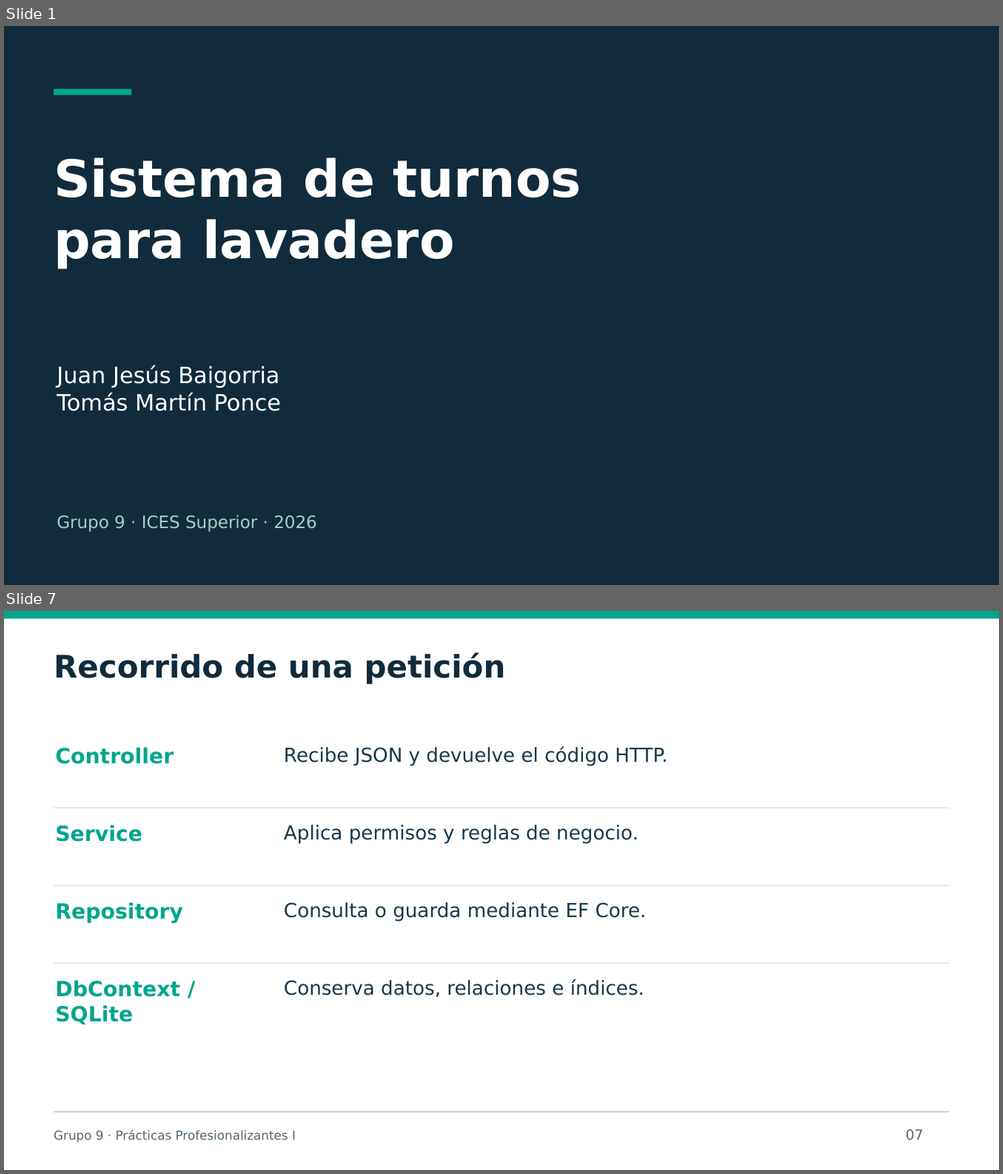
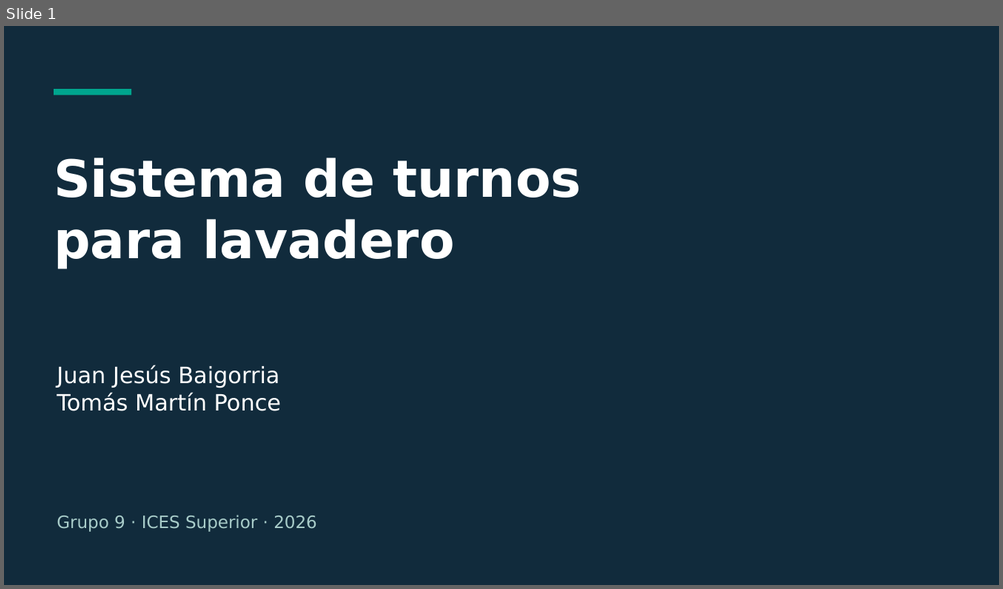
Before and after one commit to PracticasProfesionalizantes-I-2026/Grupo-9-TurnosLavadero, a slide deck: Documentos/Presentacion/TurnosLavadero-Grupo9.pptx. Shown one above the other, each under a label of ours: slides 1 and 7 before the commit, slide 1 after it; the slides between them are not shown. The pictures are 1003x1174 and 1003x589 pixels, drawn with LibreOffice and Linux fonts; fonts in the diff are those of the drawing. Boxes give left, top, right and bottom in pixels: in the first picture for what was removed or moved away, otherwise in the second. Text is boxed around its words. In the diff, an @@ line names an element or a change of style, - is before the commit and + after.

```diff
--- a/Documentos/Presentacion/TurnosLavadero-Grupo9.pptx
+++ b/Documentos/Presentacion/TurnosLavadero-Grupo9.pptx
@@ slide 7 removed at bbox=[4, 611, 999, 1170], background #FFFFFF @@
@@ rectangle removed at bbox=[4, 611, 999, 618] @@
@@ text removed at bbox=[54, 652, 506, 684] @@
-Recorrido de una petición
@@ text removed at bbox=[55, 747, 173, 764] @@
-Controller
@@ text removed at bbox=[284, 746, 667, 766] @@
-Recibe JSON y devuelve el código HTTP.
@@ rectangle removed at bbox=[54, 808, 949, 809] @@
@@ text removed at bbox=[55, 825, 142, 842] @@
-Service
@@ text removed at bbox=[284, 825, 638, 843] @@
-Aplica permisos y reglas de negocio.
@@ rectangle removed at bbox=[54, 886, 949, 886] @@
@@ text removed at bbox=[55, 903, 183, 923] @@
-Repository
@@ text removed at bbox=[284, 903, 646, 921] @@
-Consulta o guarda mediante EF Core.
@@ rectangle removed at bbox=[54, 963, 949, 964] @@
@@ text removed at bbox=[55, 980, 180, 1025] @@
-DbContext / SQLite
@@ text removed at bbox=[284, 980, 644, 997] @@
-Conserva datos, relaciones e índices.
@@ rectangle removed at bbox=[54, 1112, 949, 1113] @@
@@ text removed at bbox=[54, 1130, 296, 1143] @@
-Grupo 9 · Prácticas Profesionalizantes I
@@ text removed at bbox=[905, 1130, 923, 1140] @@
-07
```
Also in this commit, not shown: 8 slides changed, 9 slides added, 5 other slides removed, 44 other files.
